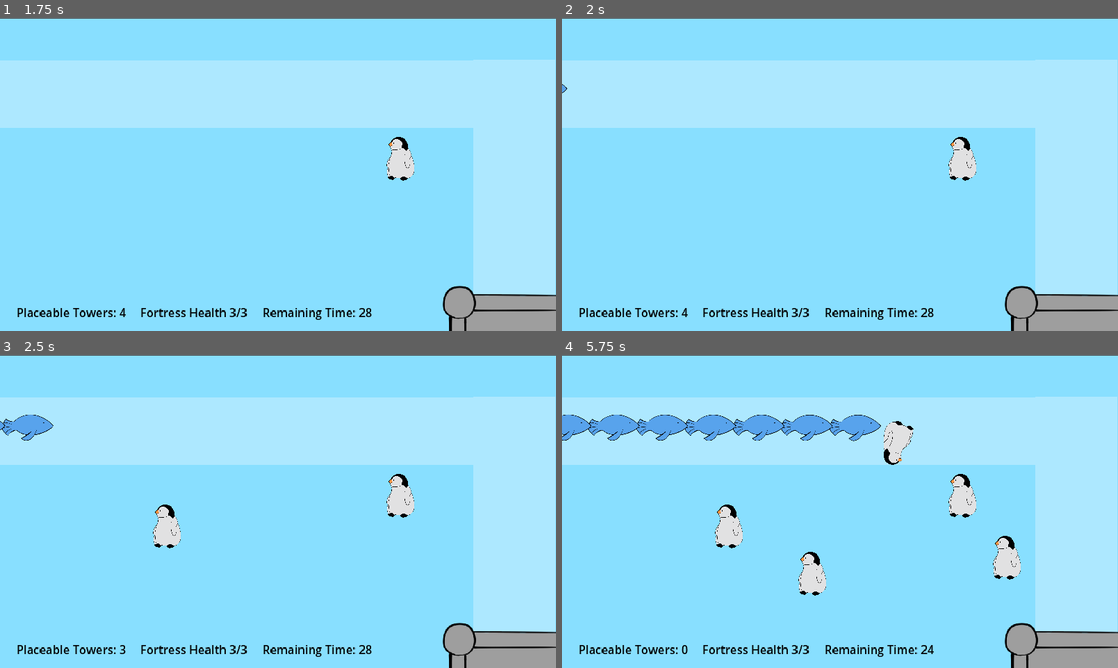
Above: before the commit, frames 1-4 (two rows, left to right).
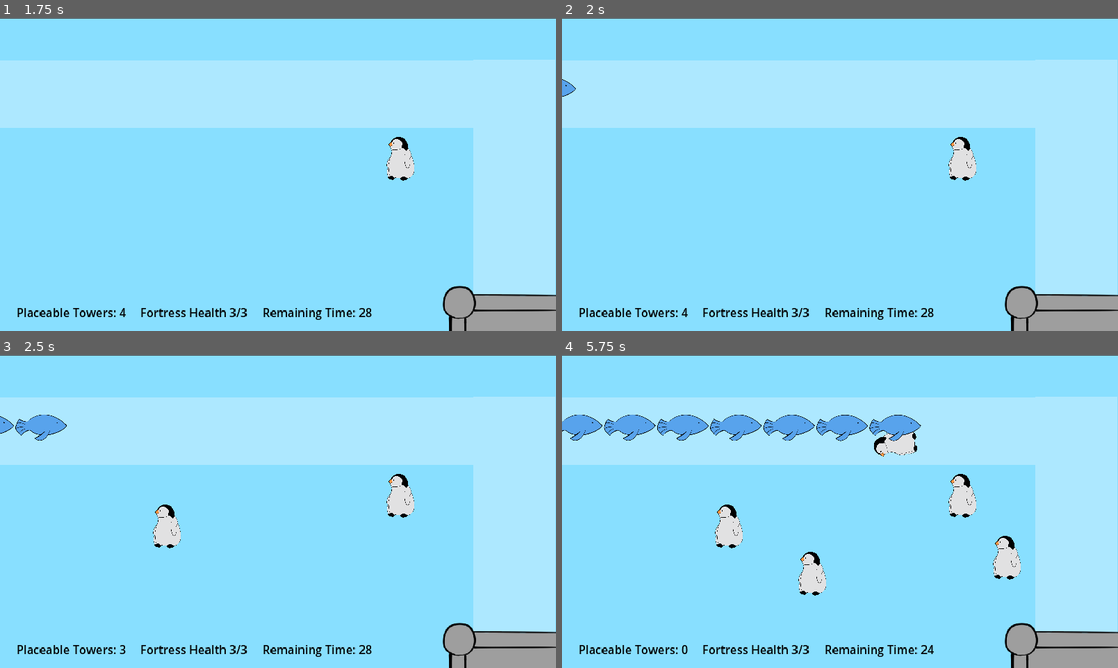
Above: after the commit, the same moments.

Repository: TraighScott/PenguinDefense
Game: Godot game, scene res://menus/main_menu.tscn
Same seed, same stepped clock (60 frames per second), same inputs: the game is played once before the commit and once after it.
Inputs (mouse positions are in pixels of both pictures, inside the frame that each line leads up to):
- Up to frame 1 (1.75 s): click "Start" at 0.5 s; tap Enter at 1.25 s; move the mouse to (400, 158) at 1.27 s; click (400, 158) at 1.35 s
- Up to frame 2 (2 s): no input
- Up to frame 3 (2.5 s): move the mouse to (166, 527) at 2.02 s; click (166, 527) at 2.1 s
- Up to frame 4 (5.75 s): move the mouse to (895, 442) at 2.77 s; click (895, 442) at 2.85 s; move the mouse to (812, 574) at 3.52 s; click (812, 574) at 3.6 s; move the mouse to (1006, 558) at 4.27 s; click (1006, 558) at 4.35 s; move the mouse to (673, 464) at 5.02 s; click (673, 464) at 5.1 s

Frame 1 is identical in both runs. In frame 2, less than 0.1% of the frame differs, in the area x 0-3%, y 19-26%; in frame 3, 0.4%; in frame 4, 2.8%, in the area x 0-65%, y 19-36%.

Commit message:
Add README report, increase enemy speed

Diff:
--- a/project/enemy/enemy.gd
+++ b/project/enemy/enemy.gd
@@ -4,7 +4,7 @@
 signal damaged_fort
 
 var _health := 1
-var _speed := 200
+var _speed := 220
 
 @onready var path: PathFollow2D = get_parent()
 
Not shown, changed: README.md
